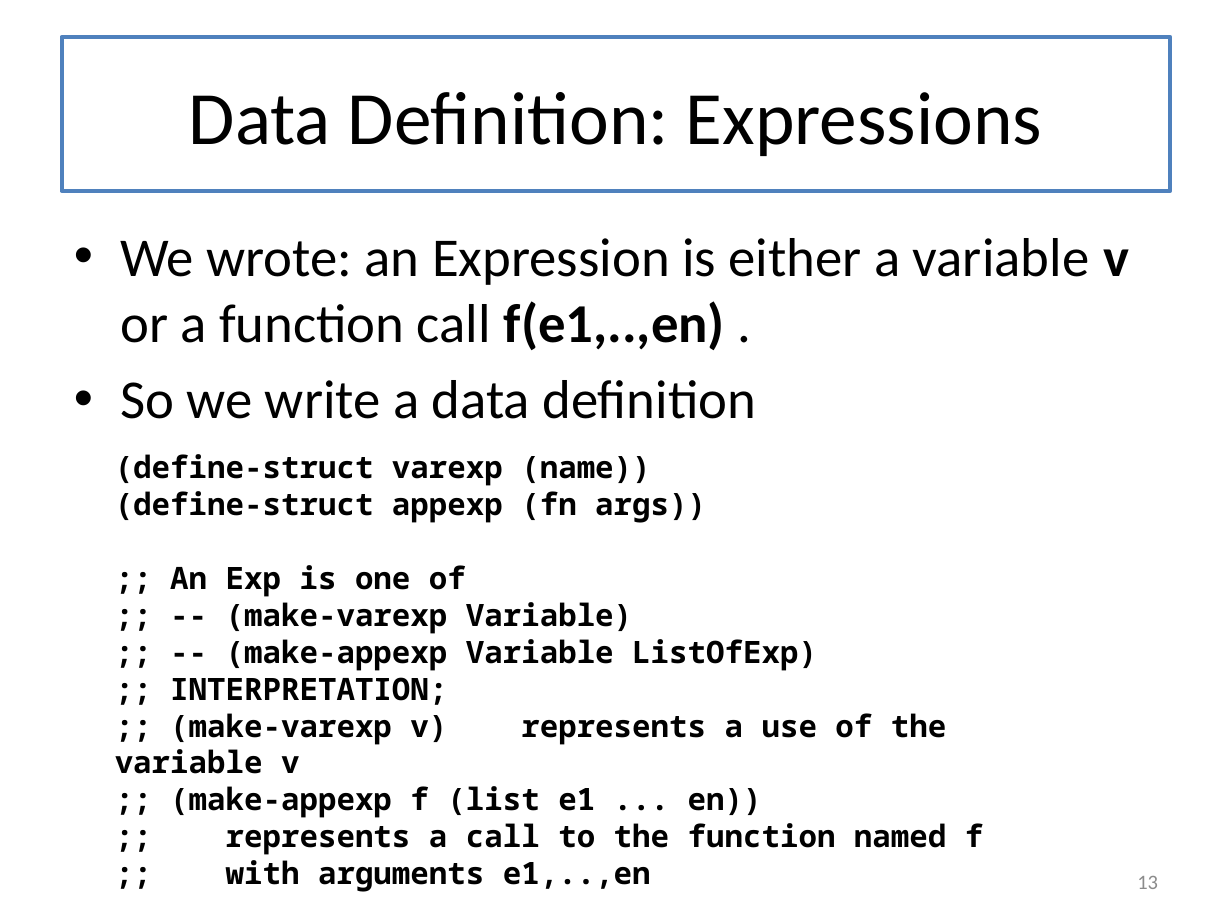
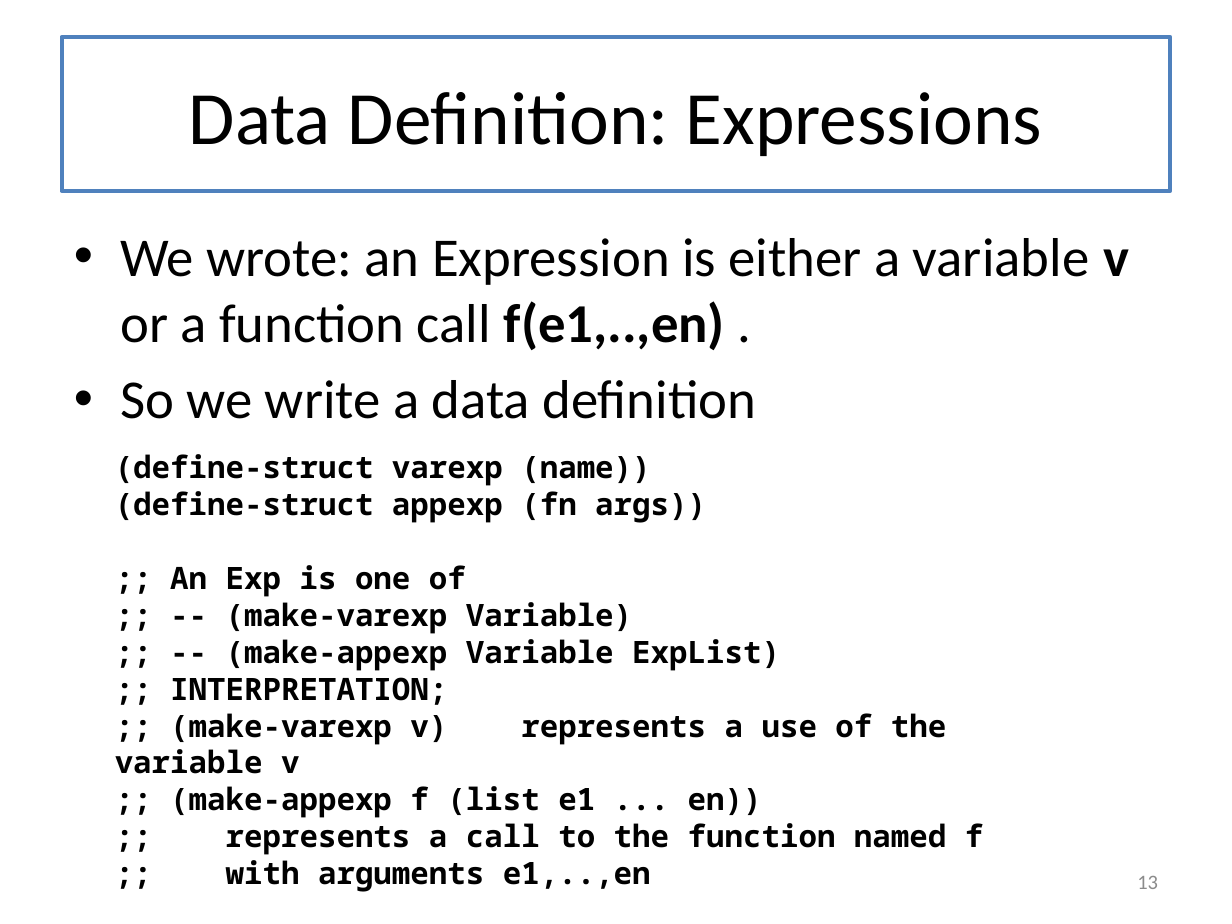
Before and after one commit to mwand/cs5010f17, a slide deck: slide 13 of Slides/Lesson 7.4 Case Study-- Undefined Variables.pptx. Drawn at 1232x924 pixels with LibreOffice and Linux fonts; fonts in the diff are those of the drawing. Boxes give left, top, right and bottom in pixels: in the first picture for what was removed or moved away, otherwise in the second. Text is boxed around its words. In the diff, an @@ line names an element or a change of style, - is before the commit and + after.

```diff
--- a/Slides/Lesson 7.4 Case Study-- Undefined Variables.pptx
+++ b/Slides/Lesson 7.4 Case Study-- Undefined Variables.pptx
@@ text at box(226, 639, 780, 671): text changed @@
-;; -- (make-appexp Variable ListOfExp)
+;; -- (make-appexp Variable ExpList)
```
Also in this commit, not shown: 8 other slides changed, 9 other files.
